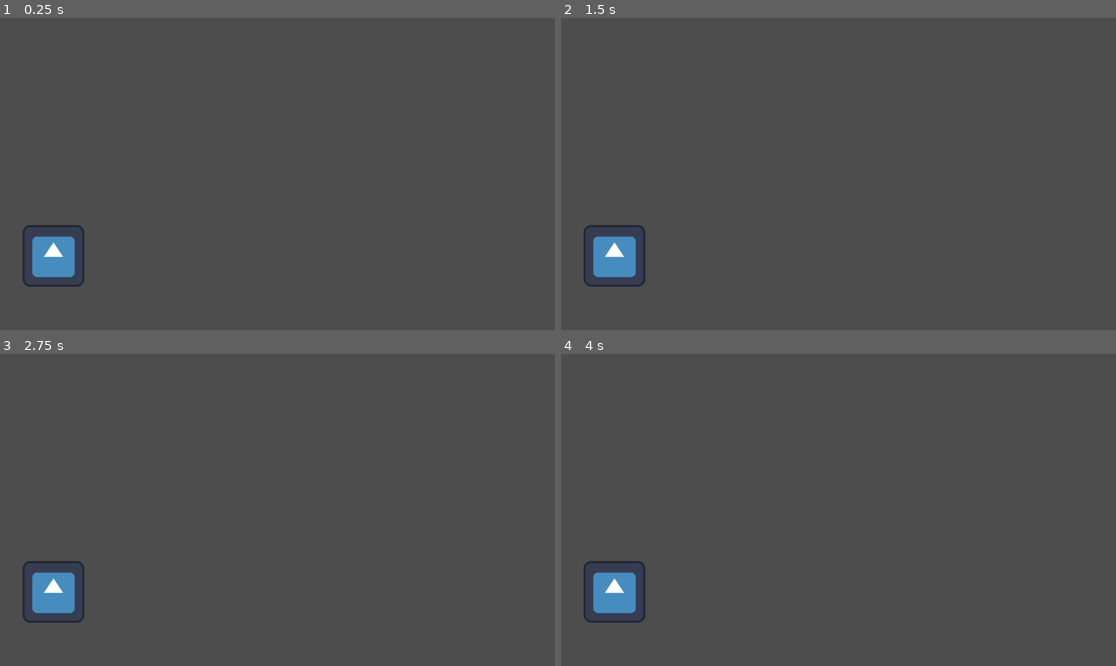
Above: before the commit, frames 1-4 (two rows, left to right).
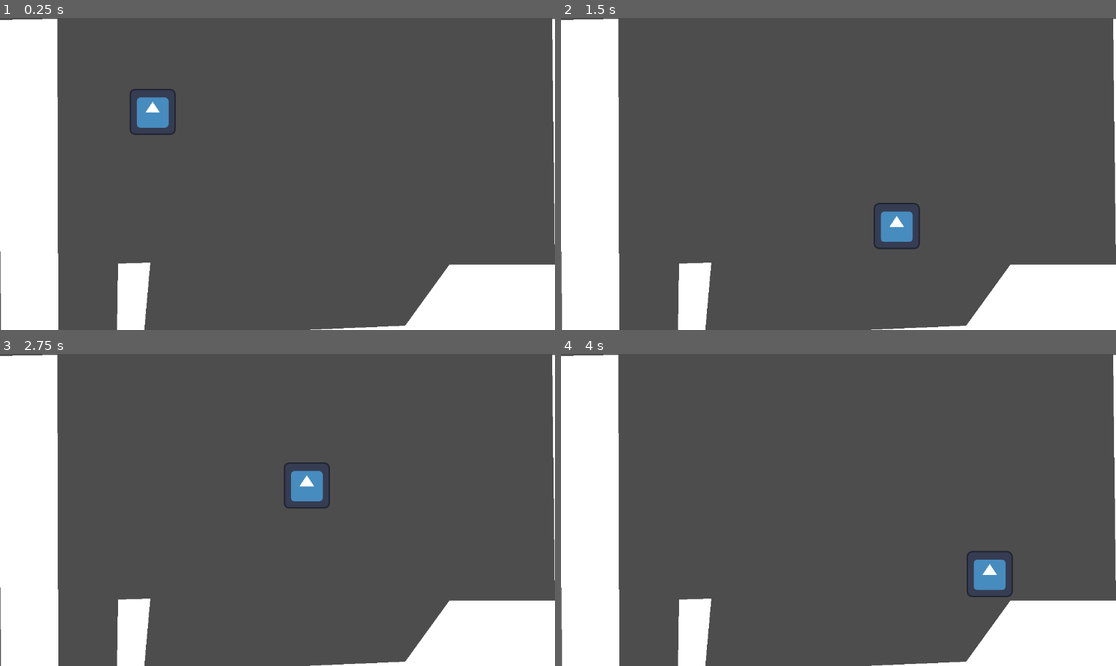
Above: after the commit, the same moments.

Repository: Colonelpanic0/Heist
Game: Godot game, scene res://Scenes/test2.tscn
Same seed, same stepped clock (60 frames per second), same inputs: the game is played once before the commit and once after it. The engine's default icon, where the game draws it, is replaced by a stand-in: a white triangle on a blue panel in a dark square.
Inputs:
- Up to frame 1 (0.25 s): no input
- Up to frame 2 (1.5 s): tap Enter (ui_accept) at 0.5, 0.6, 0.77, 1.07, 1.35 s; hold D (Right) from 0.53 s (still down)
- Up to frame 3 (2.75 s): tap Enter (ui_accept) at 1.52, 1.82, 2.1 s; release D (Right) at 2.03 s; hold A (Left) from 2.03 s (still down)
- Up to frame 4 (4 s): release A (Left) at 2.78 s; hold D (Right) from 2.78 s (still down); tap Enter (ui_accept) at 2.85, 3.02, 3.32, 3.6, 3.77 s

The runs differ from the first frame. In frame 1, 18% of the frame differs, in the area x 0-100%, y 0-100%; in frame 2, 18%; in frame 3, 18%; in frame 4, 18%.

Commit message:
Movement
Add movement to player

Diff:
--- a/heist/Movement.gd
+++ /dev/null
@@ -1 +0,0 @@
-extends CharacterBody2D
--- /dev/null
+++ b/heist/Scenes/Player.tscn
@@ -0,0 +1,17 @@
+[gd_scene load_steps=4 format=3 uid="uid://cp2fklmpdt0mk"]
+
+[ext_resource type="Script" uid="uid://bslnuks1opjgj" path="res://Scenes/player.gd" id="1_kyqiw"]
+[ext_resource type="Texture2D" uid="uid://b88ecdcma7rem" path="res://Sprites/icon.svg" id="1_rpqav"]
+
+[sub_resource type="RectangleShape2D" id="RectangleShape2D_kyqiw"]
+
+[node name="CharacterBody2D" type="CharacterBody2D"]
+scale = Vector2(5, 5)
+script = ExtResource("1_kyqiw")
+
+[node name="CollisionShape2D" type="CollisionShape2D" parent="."]
+shape = SubResource("RectangleShape2D_kyqiw")
+
+[node name="Sprite2D" type="Sprite2D" parent="."]
+scale = Vector2(0.15, 0.15)
+texture = ExtResource("1_rpqav")
--- /dev/null
+++ b/heist/Scenes/player.gd
@@ -0,0 +1,25 @@
+extends CharacterBody2D
+
+
+const SPEED = 400.0
+const JUMP_VELOCITY = -600.0
+
+
+func _physics_process(delta: float) -> void:
+	# Add the gravity.
+	if not is_on_floor():
+		velocity += get_gravity() * delta
+
+	# Handle jump.
+	if Input.is_action_just_pressed("ui_accept") and is_on_floor():
+		velocity.y = JUMP_VELOCITY
+
+	# Get the input direction and handle the movement/deceleration.
+	# As good practice, you should replace UI actions with custom gameplay actions.
+	var direction := Input.get_axis("Left", "Right")
+	if direction:
+		velocity.x = direction * SPEED
+	else:
+		velocity.x = move_toward(velocity.x, 0, SPEED)
+
+	move_and_slide()
--- a/heist/Scenes/test2.tscn
+++ b/heist/Scenes/test2.tscn
@@ -1,25 +1,17 @@
-[gd_scene load_steps=4 format=3 uid="uid://cell3ssnmytxw"]
+[gd_scene load_steps=3 format=3 uid="uid://qps2nbegy7aq"]
 
-[ext_resource type="Texture2D" uid="uid://b88ecdcma7rem" path="res://icon.svg" id="1_vfvc6"]
+[ext_resource type="Script" uid="uid://bsts1qgatbxwp" path="res://Scripts/world.gd" id="1_kk8vj"]
+[ext_resource type="PackedScene" uid="uid://cp2fklmpdt0mk" path="res://Scenes/Player.tscn" id="2_fo3s5"]
 
-[sub_resource type="RectangleShape2D" id="RectangleShape2D_6fcrs"]
+[node name="World" type="Node2D"]
+script = ExtResource("1_kk8vj")
 
-[sub_resource type="CapsuleShape2D" id="CapsuleShape2D_vfvc6"]
-
-[node name="Node2D" type="Node2D"]
+[node name="CharacterBody2D" parent="." instance=ExtResource("2_fo3s5")]
+position = Vector2(316.99997, 165.99998)
 
 [node name="StaticBody2D" type="StaticBody2D" parent="."]
-position = Vector2(581, 619)
-scale = Vector2(58.725, 1)
 
-[node name="CollisionShape2D" type="CollisionShape2D" parent="StaticBody2D"]
-shape = SubResource("RectangleShape2D_6fcrs")
+[node name="CollisionPolygon2D" type="CollisionPolygon2D" parent="StaticBody2D"]
+polygon = PackedVector2Array(-5, 4, 119, 2, 121, 652, 243, 650, 245, 510, 312, 508, 299, 654, 586, 650, 841, 639, 933, 512, 1152, 512, 1146, 2, 1257, -2, 1268, 695, 3, 703)
 
-[node name="CharacterBody2D" type="CharacterBody2D" parent="."]
-position = Vector2(111, 494)
-
-[node name="CollisionShape2D" type="CollisionShape2D" parent="CharacterBody2D"]
-shape = SubResource("CapsuleShape2D_vfvc6")
-
-[node name="Sprite2D" type="Sprite2D" parent="CharacterBody2D"]
-texture = ExtResource("1_vfvc6")
+[node name="Polygon2D" type="Polygon2D" parent="StaticBody2D/CollisionPolygon2D"]
--- a/heist/Scripts/new_script.gd
+++ /dev/null
@@ -1,11 +0,0 @@
-extends Node
-
-
-# Called when the node enters the scene tree for the first time.
-func _ready() -> void:
-	pass # Replace with function body.
-
-
-# Called every frame. 'delta' is the elapsed time since the previous frame.
-func _process(delta: float) -> void:
-	pass
--- /dev/null
+++ b/heist/Scripts/world.gd
@@ -0,0 +1,7 @@
+extends Node2D
+
+@onready var collision_polygon_2d: CollisionPolygon2D = $StaticBody2D/CollisionPolygon2D
+@onready var polygon_2d: Polygon2D = $StaticBody2D/CollisionPolygon2D/Polygon2D
+
+func _ready():
+	polygon_2d.polygon = collision_polygon_2d.polygon
--- a/heist/gravity_component.gd
+++ /dev/null
@@ -1,2 +0,0 @@
-class_name GravityComponent
-extends Node
--- a/heist/gravity_component.tscn
+++ /dev/null
@@ -1,6 +0,0 @@
-[gd_scene load_steps=2 format=3 uid="uid://dj3cwta7avrny"]
-
-[ext_resource type="Script" uid="uid://ctjnt81cjbjon" path="res://gravity_component.gd" id="1_8mvwe"]
-
-[node name="GravityComponent" type="Node"]
-script = ExtResource("1_8mvwe")
--- a/heist/project.godot
+++ b/heist/project.godot
@@ -11,7 +11,7 @@
 [application]
 
 config/name="Heist"
-run/main_scene="uid://cell3ssnmytxw"
+run/main_scene="uid://qps2nbegy7aq"
 config/features=PackedStringArray("4.5", "GL Compatibility")
 config/icon="res://Sprites/icon.svg"
 
--- /dev/null
+++ b/heist/test.tscn
@@ -0,0 +1,3 @@
+[gd_scene format=3 uid="uid://cgaroxlewkswc"]
+
+[node name="Node2D" type="Node2D"]
Not shown, removed: heist/Movement.gd.uid
Not shown, added: heist/Scenes/player.gd.uid
Not shown: 1 places in heist/Scenes/test.tscn that only renumber resources
Not shown, removed: heist/Scripts/new_script.gd.uid
Not shown, added: heist/Scripts/world.gd.uid
Not shown, removed: heist/gravity_component.gd.uid
